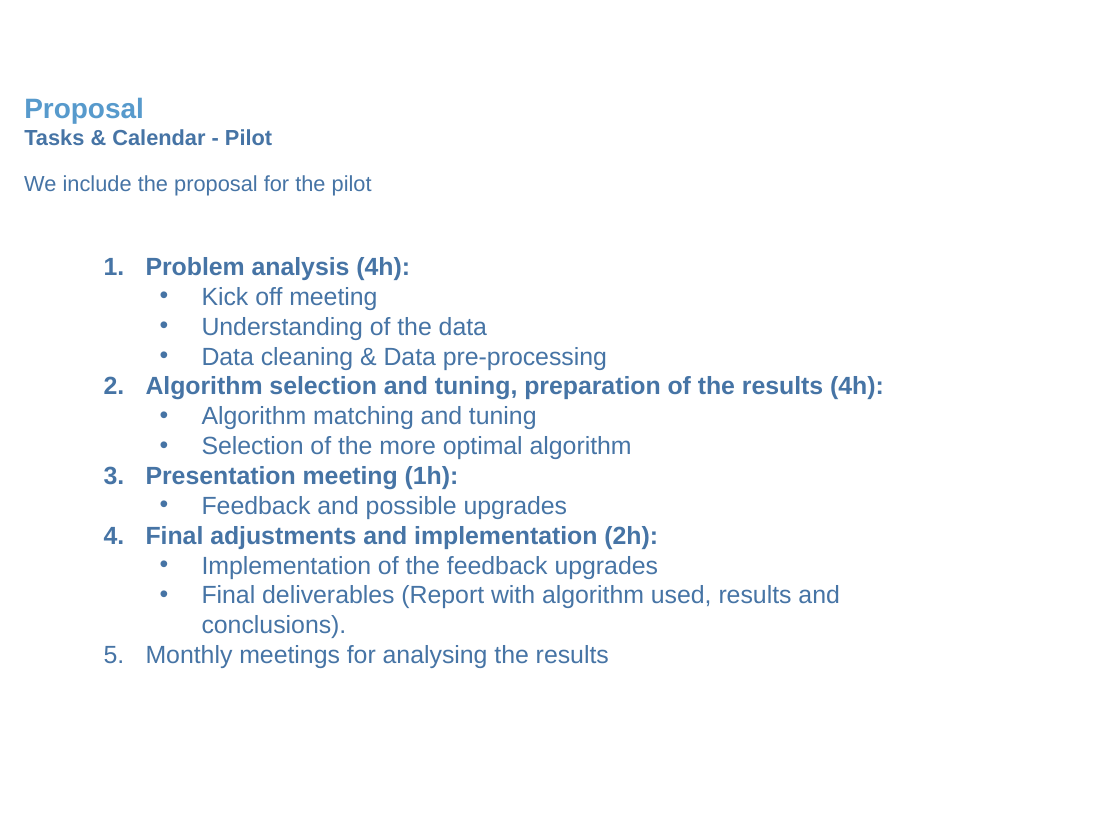
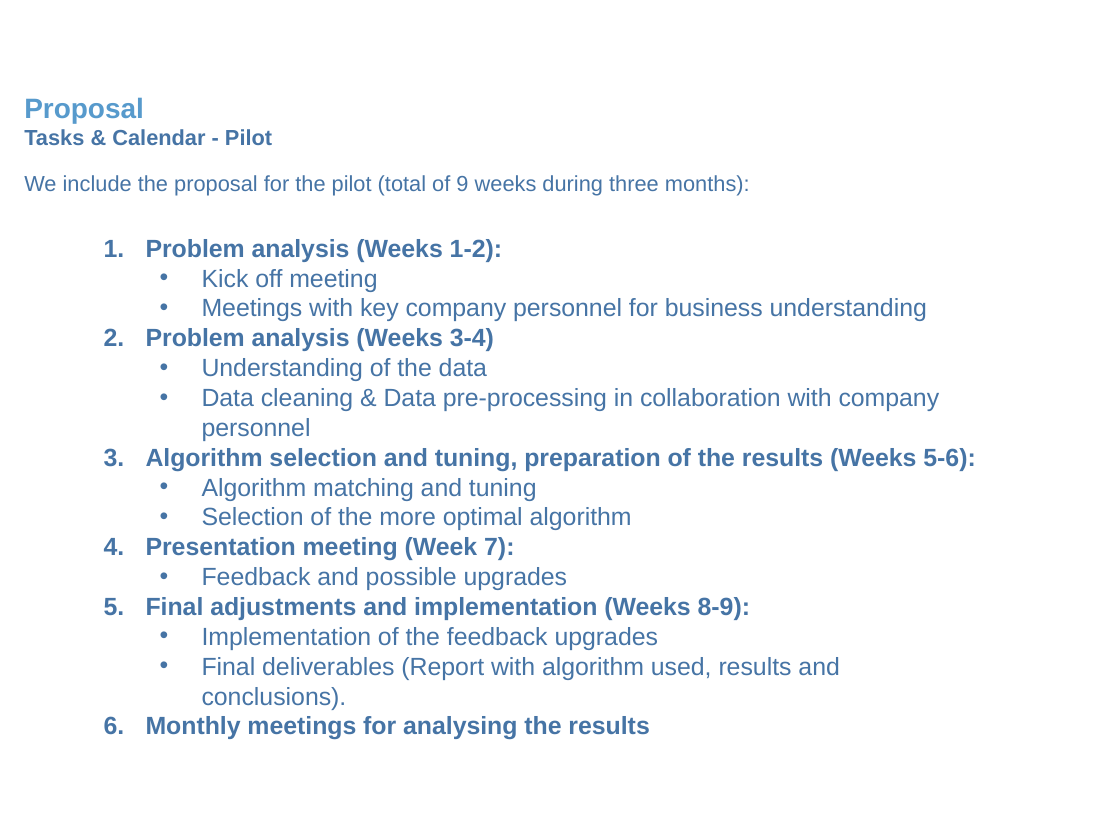
Before and after one commit to DanielMCM/Bakery-Co, a slide deck: slide 13 of 00 Deliverables/Proposal_v2.ppt. Drawn at 1120x840 pixels with LibreOffice and Linux fonts; fonts in the diff are those of the drawing; background and template pictures are left out. Boxes give left, top, right and bottom in pixels: in the first picture for what was removed or moved away, otherwise in the second. Text is boxed around its words. In the diff, an @@ line names an element or a change of style, - is before the commit and + after.

Commit message:
Deliverables draft

```diff
--- a/00 Deliverables/Proposal_v2.ppt
+++ b/00 Deliverables/Proposal_v2.ppt
@@ text at [24, 175, 750, 196]: text changed @@
-We include the proposal for the pilot
+We include the proposal for the pilot (total of 9 weeks during three months):
@@ text "Problem analysis (Weeks 1-2):": place and size @@
-text "Problem analysis (Weeks 1-2):" at [146, 257, 884, 668]
+text "Problem analysis (Weeks 1-2):" at [146, 239, 975, 740]
@@ text at [146, 239, 502, 262]: text changed @@
-1. Problem analysis (4h):
+1. Problem analysis (Weeks 1-2):
@@ text at [146, 298, 927, 351]: paragraphs added @@
+  • Meetings with key company personnel for business understanding
+2. Problem analysis (Weeks 3-4)
@@ text at [146, 388, 975, 472]: text changed; bold off @@
-  • Data cleaning & Data pre-processing
-2. Algorithm selection and tuning, preparation of the results (4h):
+  • Data cleaning & Data pre-processing in collaboration with company personnel
+3. Algorithm selection and tuning, preparation of the results (Weeks 5-6):
@@ text at [146, 537, 514, 561]: text changed @@
-3. Presentation meeting (1h):
+4. Presentation meeting (Week 7):
@@ text at [146, 597, 750, 620]: text changed @@
-4. Final adjustments and implementation (2h):
+5. Final adjustments and implementation (Weeks 8-9):
@@ text at [146, 716, 649, 740]: bold on in "Monthly meetings for analysing the results" @@
```
Also in this commit, not shown: 7 other slides changed, 1 slide removed, 1 other file.
